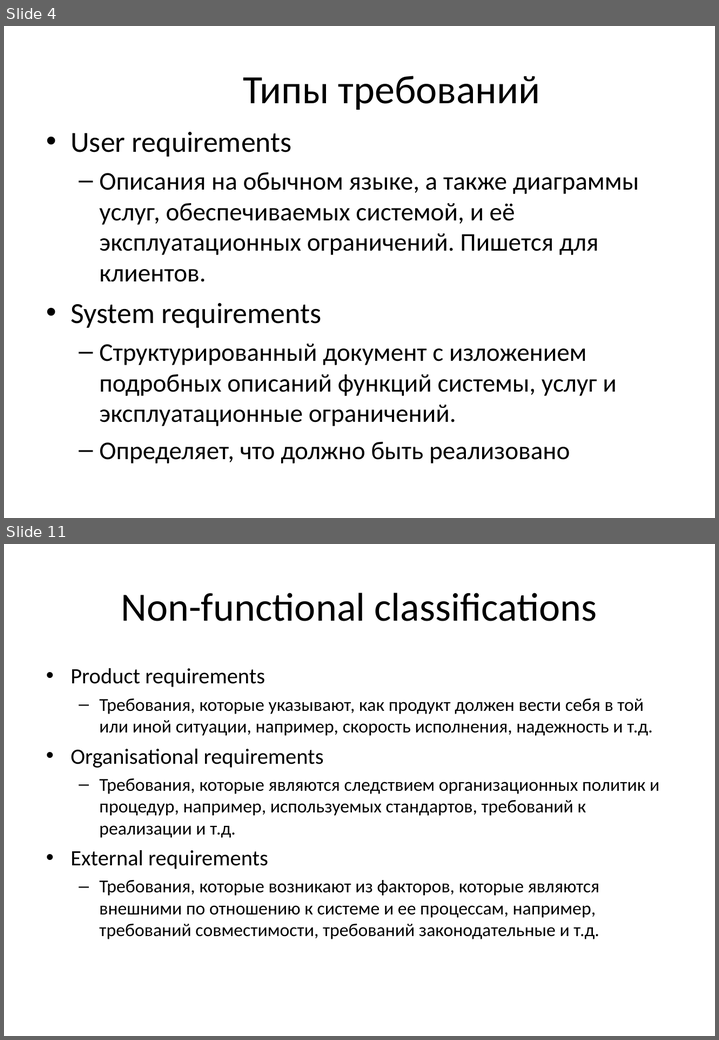
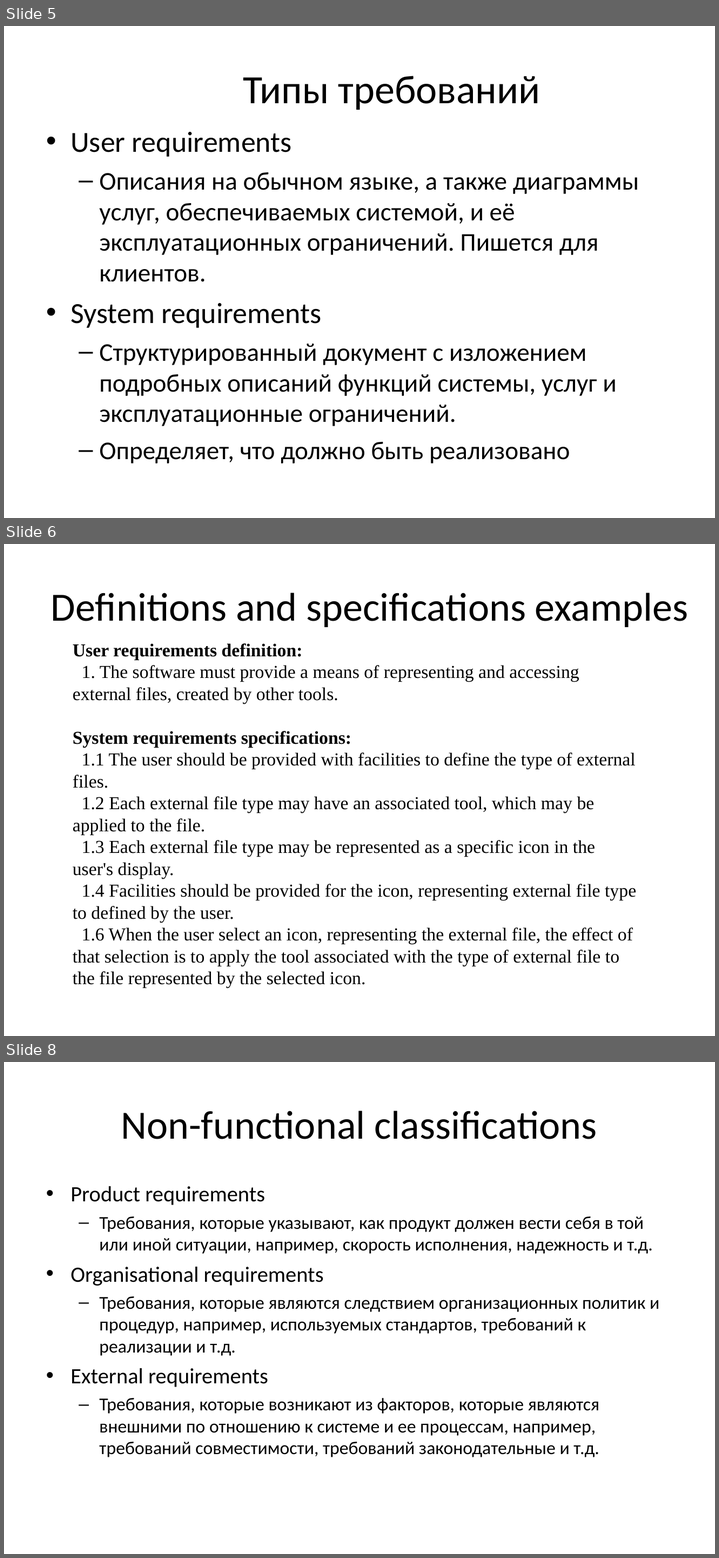
Before and after one commit to BigRacer/swtesting, a slide deck: 4.Requirements/Requirements_rus.ppt. Shown one above the other, each under a label of ours: slides 4 and 11 before the commit, slides 5, 6 and 8 after it; the slides between them are not shown. The pictures are 719x1040 and 719x1558 pixels, drawn with LibreOffice and Linux fonts; fonts in the diff are those of the drawing; background and template pictures are left out. Boxes give left, top, right and bottom in pixels: in the first picture for what was removed or moved away, otherwise in the second. Text is boxed around its words. In the diff, an @@ line names an element or a change of style, - is before the commit and + after.

```diff
--- a/4.Requirements/Requirements_rus.ppt
+++ b/4.Requirements/Requirements_rus.ppt
@@ slide 6 added at [4, 544, 715, 1036], background picture (left out) @@
@@ title added at [51, 593, 688, 627], 44 pt, text #000000 @@
+Definitions and specifications examples
@@ text added at [73, 643, 636, 988], 20 pt, text #000000 @@
+User requirements definition:
+1. The software must provide a means of representing and accessing external files, created by other tools.
+System requirements specifications:
+1.1 The user should be provided with facilities to define the type of external files.
+1.2 Each external file type may have an associated tool, which may be applied to the file.
+1.3 Each external file type may be represented as a specific icon in the user's display.
+1.4 Facilities should be provided for the icon, representing external file type to defined by the user.
+1.6 When the user select an icon, representing the external file, the effect of that selection is to apply the tool associated with the type of external file to the file represented by the selected icon.
@@ what was slide 4 is now slide 5 @@
@@ what was slide 11 is now slide 8 @@
```
Also in this commit, not shown: 3 slides changed, 3 other slides added, 6 slides removed.
